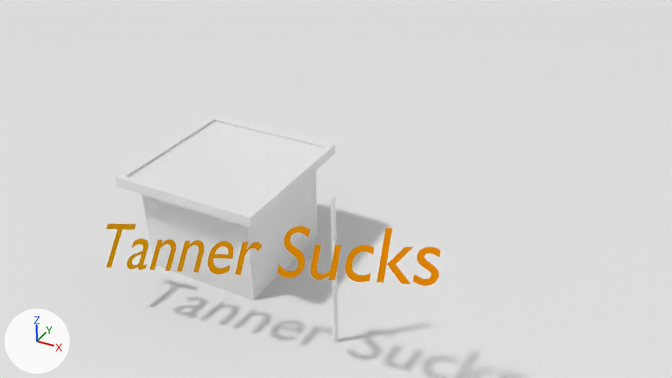
Before and after pictures for a commit that changed the Blender file TannerSucks.blend.
Camera for both pictures: the file's camera 'Camera'. The lights are fixed; the arrows at lower left show +X, +Y and +Z. Text is drawn in Blender's own font.
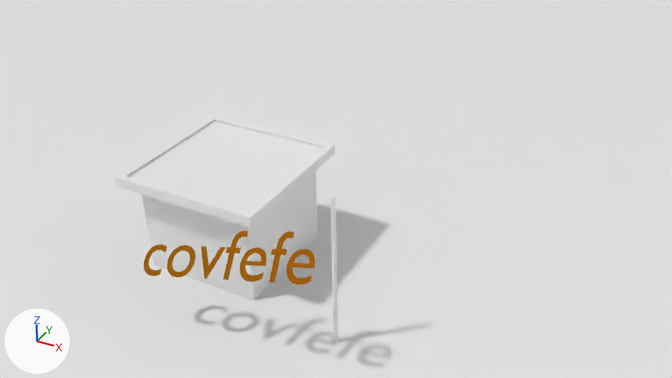
The change, as a list of edits to the scene's bpy script:
```text
Change mat_material_001:
    remove n1 = _N.new('ShaderNodeOutputMaterial'); n1.name = 'Material Output'
    where n2 = _N.new('ShaderNodeBsdfDiffuse'); n2.name = 'Diffuse BSDF'
    n2.inputs[0].default_value: (0.0798, 0.8, 0.0032, 1.0) -> (0.37, 0.8, 0.0274, 1.0)  # 'Color', green #50e70b -> 'Color', green #a4e72e
    add n1 = _N.new('ShaderNodeOutputMaterial'); n1.name = 'Material Output'
    add n4 = _N.new('ShaderNodeMixShader'); n4.name = 'Mix Shader.001'
    where n3 = _N.new('ShaderNodeMixShader'); n3.name = 'Mix Shader'
    remove _L.new(n3.outputs[0], n1.inputs[0])  # 'Shader' to 'Surface'
    add _L.new(n3.outputs[0], n4.inputs[1])  # 'Shader' to 'Shader'
    add _L.new(n4.outputs[0], n1.inputs[0])  # 'Shader' to 'Surface'
Change txt_text:
    txt_text.body: 'Tanner Sucks' -> 'covfefe'
Change ob_text:
    ob_text.location: (-0.97, -2.22, 0.05) -> (-0.08, -2.22, 0.22)
```

Location of each change, (x1, y1, x2, y2) in pixels of the pictures (672 x 378 px):
'Text', recoloured, text changed, moved
    before: (106, 224, 440, 286)
    after: (144, 231, 315, 285)
